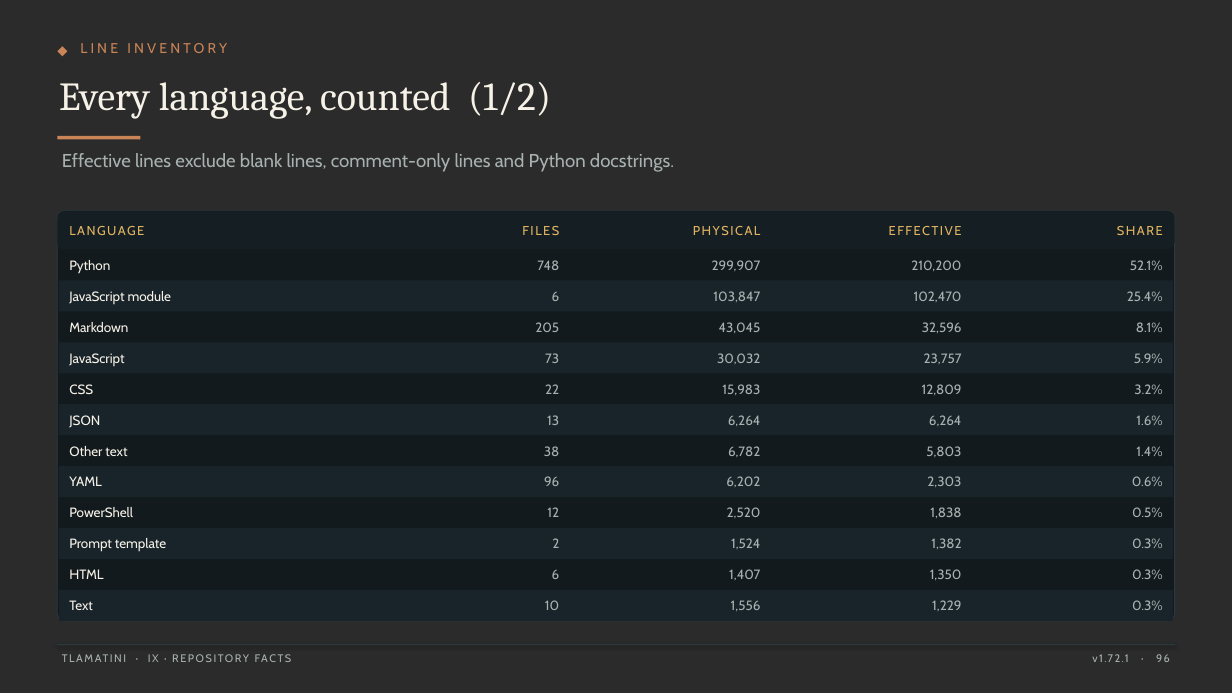
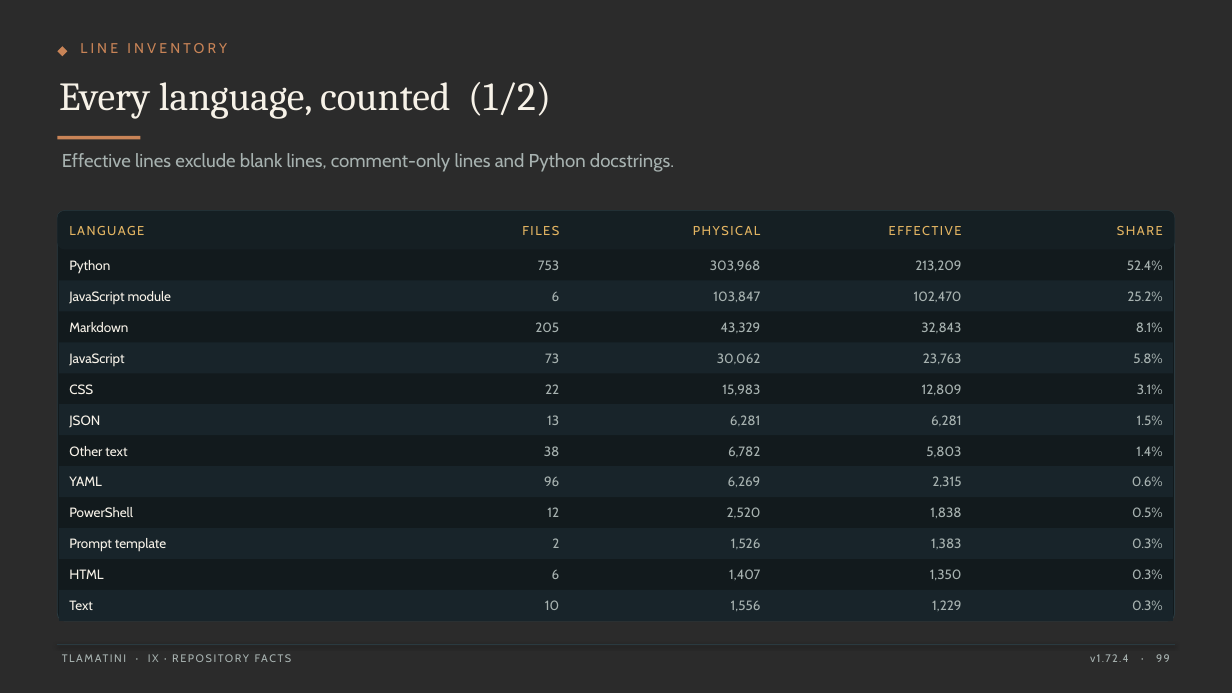
Before and after one commit to XAIHT/Tlamatini, a slide deck: slide 99 of Tlamatini_eXtended_Artificial_Intelligence_Humanly_Tempered.pptx (slide 96 before the commit). Drawn at 1232x693 pixels with LibreOffice and Linux fonts; fonts in the diff are those of the drawing; background and template pictures are left out; a plain dark background stands for a picture behind light text. Boxes give left, top, right and bottom in pixels: in the first picture for what was removed or moved away, otherwise in the second. Text is boxed around its words. In the diff, an @@ line names an element or a change of style, - is before the commit and + after.

```diff
--- a/Tlamatini_eXtended_Artificial_Intelligence_Humanly_Tempered.pptx
+++ b/Tlamatini_eXtended_Artificial_Intelligence_Humanly_Tempered.pptx
@@ text at <box>538,260,559,270</box>: text changed @@
-748
+753
@@ text at <box>710,260,761,271</box>: text changed @@
-299,907
+303,968
@@ text at <box>915,260,961,271</box>: text changed @@
-210,200
+213,209
@@ text at <box>1127,260,1163,270</box>: text changed @@
-52.1%
+52.4%
@@ text at <box>1127,291,1162,301</box>: text changed @@
-25.4%
+25.2%
@@ text at <box>721,322,761,333</box>: text changed @@
-43,045
+43,329
@@ text at <box>921,322,961,333</box>: text changed @@
-32,596
+32,843
@@ text at <box>717,353,761,364</box>: text changed @@
-30,032
+30,062
@@ text at <box>923,353,962,364</box>: text changed @@
-23,757
+23,763
@@ text at <box>1133,353,1162,363</box>: text changed @@
-5.9%
+5.8%
@@ text at <box>1137,384,1163,394</box>: text changed @@
-3.2%
+3.1%
@@ text at <box>730,415,760,426</box>: text changed @@
-6,264
+6,281
@@ text at <box>931,415,961,426</box>: text changed @@
-6,264
+6,281
@@ text at <box>1137,415,1163,425</box>: text changed @@
-1.6%
+1.5%
@@ text at <box>728,476,761,487</box>: text changed @@
-6,202
+6,269
@@ text at <box>932,476,961,487</box>: text changed @@
-2,303
+2,315
@@ text at <box>731,538,761,549</box>: text changed @@
-1,524
+1,526
@@ text at <box>931,538,961,549</box>: text changed @@
-1,382
+1,383
@@ text at <box>1090,654,1170,662</box>: text changed @@
-v1.72.1 · 96
+v1.72.4 · 99
```
Also in this commit, not shown: 120 other slides changed, 3 slides added, 3 other files.
